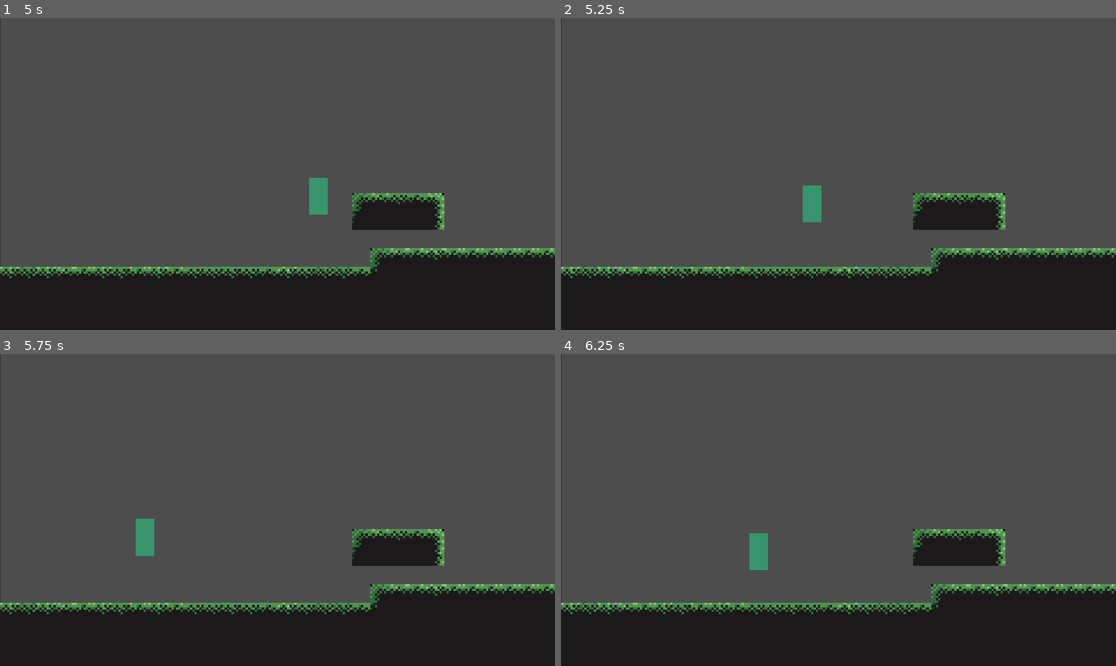
Above: before the commit, frames 1-4 (two rows, left to right).
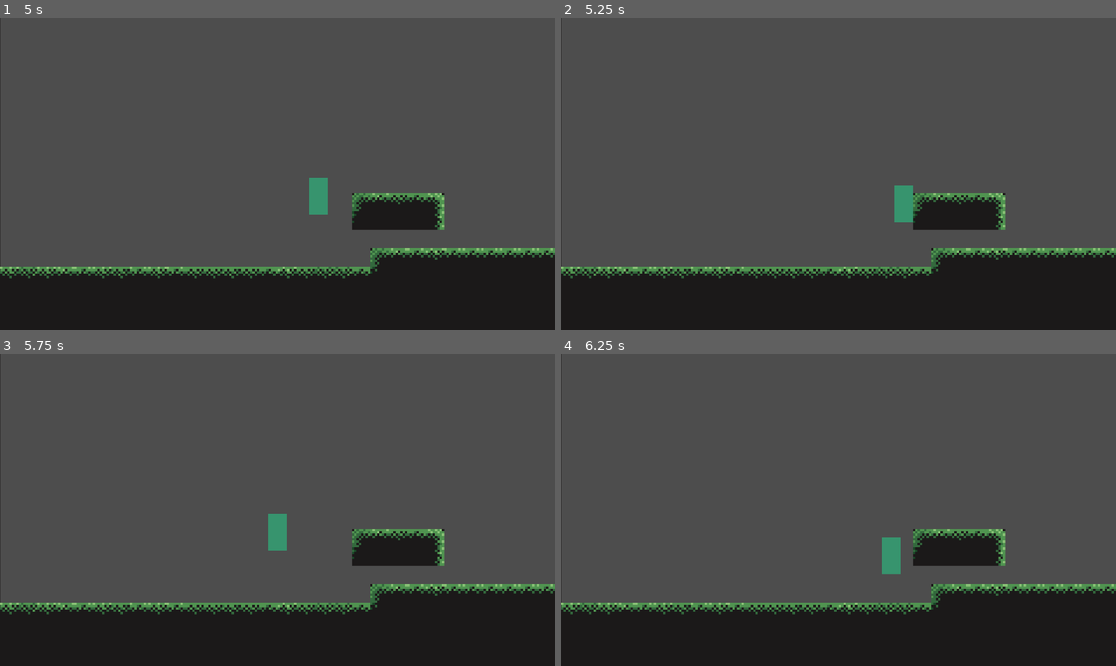
Above: after the commit, the same moments.

Repository: Realloush/Rasmuskel-inc.
Game: Godot game, scene res://scenes/MainMenu.tscn
Same seed, same stepped clock (60 frames per second), same inputs: the game is played once before the commit and once after it.
Inputs:
- Up to frame 1 (5 s): click "Play" at 0.5 s; tap Enter (ui_accept) at 1.25, 1.52, 1.55, 1.82, 2.1, 2.27, 2.57, 3.05, 3.77, 4.07, 4.35, 4.52, 4.82 s; hold D (ui_right) 1.28-2.78 s; tap Shift (shift) at 1.35, 2.3, 2.85, 3.6 s; hold A (ui_left) 2.78-3.53 s; hold D (ui_right) from 3.53 s (still down)
- Up to frame 2 (5.25 s): release D (ui_right) at 5.03 s; hold A (ui_left) from 5.03 s (still down); tap Shift (shift) at 5.1 s
- Up to frame 3 (5.75 s): keep holding A (ui_left); tap Enter (ui_accept) at 5.27, 5.57 s
- Up to frame 4 (6.25 s): release A (ui_left) at 5.78 s; hold D (ui_right) from 5.78 s (still down); tap Shift (shift) at 5.85 s; tap Enter (ui_accept) at 6.05 s

Frame 1 is identical in both runs. In frame 2, 0.8% of the frame differs, in the area x 43-64%, y 53-66%; in frame 3, 0.8%, in the area x 24-52%, y 51-65%; in frame 4, 0.8%.

Commit message:
Add files via upload

Diff:
--- a/script/player.gd
+++ b/script/player.gd
@@ -47,11 +47,13 @@
 func _process(delta):
 
 	if Input.is_action_just_pressed("ui_right"):
-		direction_facing = 1
+
+		$Sprite2D.flip_h = true
 	if Input.is_action_just_pressed("ui_left"):
-		direction_facing = -1
+
+		$Sprite2D.flip_h = false
 	# Double Jump
-	if Input.is_action_just_pressed("ui_accept") and not is_on_floor() and is_wall_sliding == false and can_double_jump == true and dash.is_dashing() == false:
+	if Input.is_action_just_pressed("ui_accept") and not is_on_floor() and not is_wall_sliding and can_double_jump and not dash.is_dashing():
 		velocity.y = double_jump_velocity
 		can_double_jump = false
 		gravity = 2100
@@ -80,11 +82,11 @@
 
 func handle_dashing():
 		# Dash
-	if Input.is_action_just_pressed("shift") and can_dash == true and dash_cooldown.time_left == 0:
+	if Input.is_action_just_pressed("shift") and can_dash and dash_cooldown.time_left == 0:
 		dash.start_dash(dashlenght)
 		can_dash = false
 		dash_cooldown.start()
-	if dash.is_dashing() == true:
+	if dash.is_dashing():
 		velocity.y = 0
 		velocity.x = dashspeed * direction_facing
 
@@ -179,7 +181,7 @@
 	print(is_wall_jumping_left)
 	# Moving Left and Right
 	var direction = Input.get_axis("ui_left", "ui_right")
-	if direction and not dash.is_dashing() and can_move == true:
+	if direction and not dash.is_dashing() and can_move:
 		velocity.x =  normal_speed * direction
 	else:
 		velocity.x = move_toward(velocity.x, 0, normal_speed)
